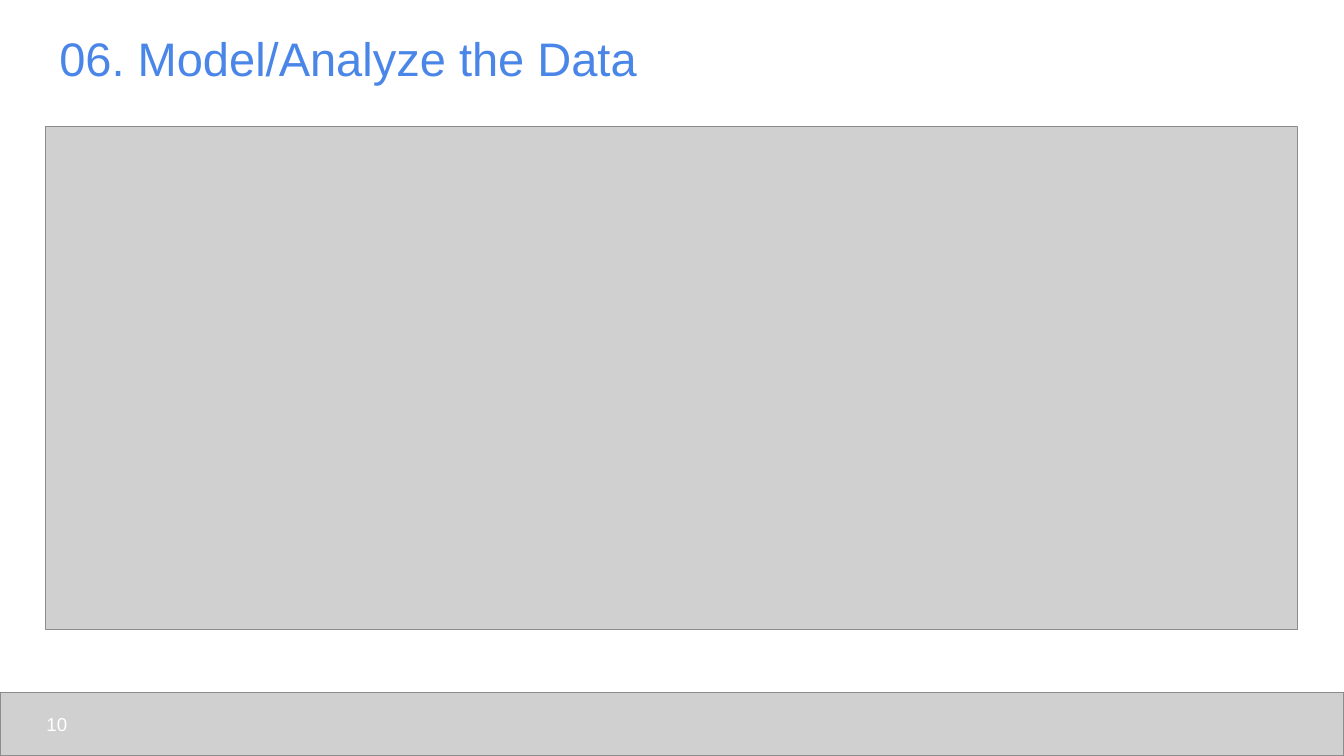
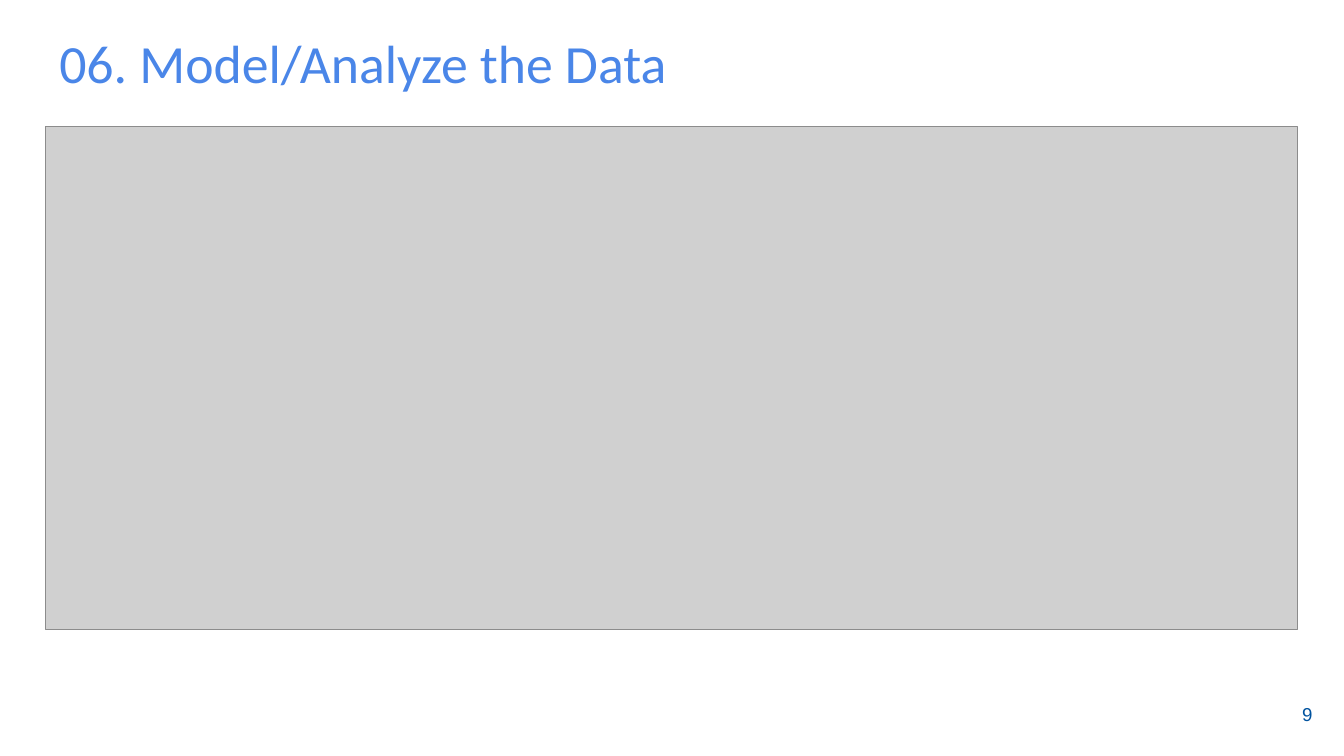
Before and after one commit to udel-cbcb/NIGMS-Sandbox-UD, a slide deck: slide 10 of Submodule_2/Lectures/Submodule_2_Lecture_1_Data_Science_Life_Cycle.pptx. Drawn at 1344x756 pixels with LibreOffice and Linux fonts; fonts in the diff are those of the drawing; grey boxes stand for pictures; background and template pictures are left out. Boxes give left, top, right and bottom in pixels: in the first picture for what was removed or moved away, otherwise in the second. Text is boxed around its words. In the diff, an @@ line names an element or a change of style, - is before the commit and + after.

```diff
--- a/Submodule_2/Lectures/Submodule_2_Lecture_1_Data_Science_Life_Cycle.pptx
+++ b/Submodule_2/Lectures/Submodule_2_Lecture_1_Data_Science_Life_Cycle.pptx
@@ title "06. Model/Analyze the Data" at [59,45,666,92]: size 25.2 to 28.8 pt, font Arial to Calibri @@
@@ picture removed at [0,692,1344,755] @@
@@ page number removed at [46,718,67,731] @@
-10
@@ page number added at [1302,708,1312,721], 10 pt, text #00539F @@
+9
```
Also in this commit, not shown: 9 other slides changed, 3 slides added, 2 slides removed, 3 other files.
